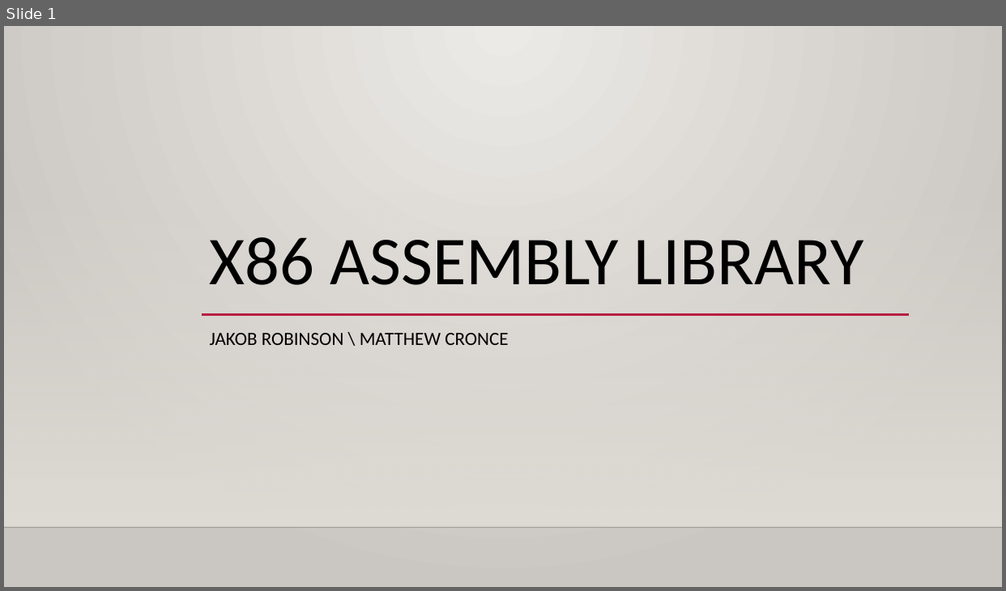
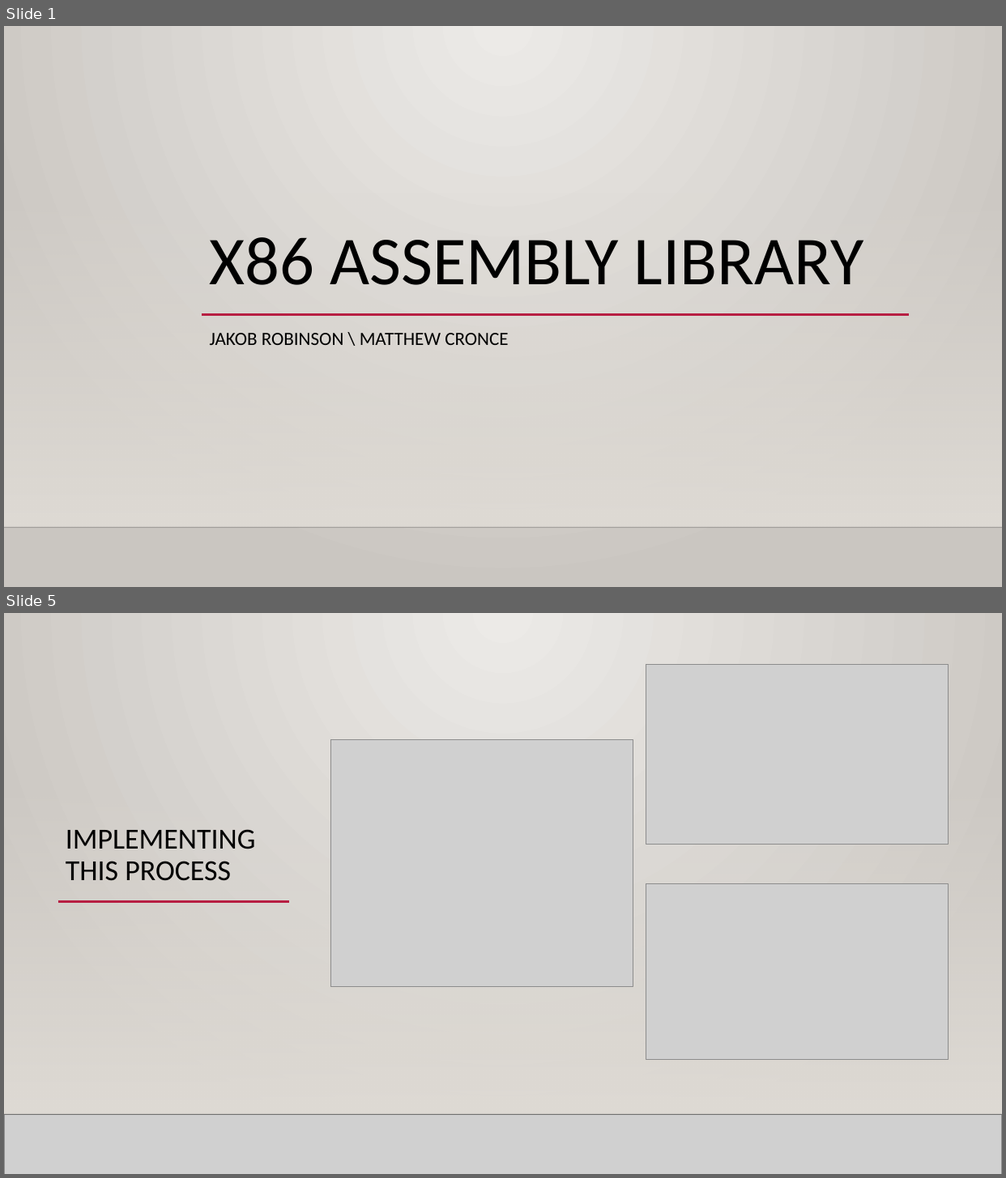
Before and after one commit to jarum3/Final, a slide deck: FinalPresentation.pptx. Shown one above the other, each under a label of ours: slide 1 before the commit, slides 1 and 5 after it; the slides between them are not shown. The pictures are 1006x591 and 1006x1178 pixels, drawn with LibreOffice and Linux fonts; fonts in the diff are those of the drawing; grey boxes stand for pictures; background and template pictures are left out. Boxes give left, top, right and bottom in pixels: in the first picture for what was removed or moved away, otherwise in the second. Text is boxed around its words. In the diff, an @@ line names an element or a change of style, - is before the commit and + after.

```diff
--- a/FinalPresentation.pptx
+++ b/FinalPresentation.pptx
@@ slide 5 added at <box>4,613,1002,1174</box>, background gradient #ECEAE7 to #CAC7C1; not listed: 2 template elements that a slide beside it also shows @@
@@ rectangle added at <box>4,613,1002,1174</box>, fill gradient #ECEAE7 to #CAC7C1 @@
@@ picture added at <box>646,665,948,845</box> @@
@@ picture added at <box>330,739,633,986</box> @@
@@ rectangle added at <box>4,778,1002,1114</box>, fill gradient #DFDBD5 @@
@@ rectangle added at <box>4,778,1002,1114</box>, fill gradient #DFDBD5 @@
@@ line added from (123, 764) to (910, 764), #B71E42 2.5 pt @@
@@ title added at <box>66,829,256,881</box>, 28 pt, text #000000 @@
+IMPLEMENTING THIS PROCESS
@@ line added from (58, 902) to (289, 902), #B71E42 2.5 pt @@
@@ line added from (202, 902) to (909, 902), #B71E42 2.5 pt @@
@@ picture added at <box>646,884,948,1060</box> @@
@@ line added from (4, 1114) to (1002, 1114), #000001 1 pt @@
@@ picture added at <box>4,1114,1002,1174</box> @@
@@ line added from (4, 1114) to (1002, 1114), #000001 1 pt @@
```
Also in this commit, not shown: 4 other slides added.
